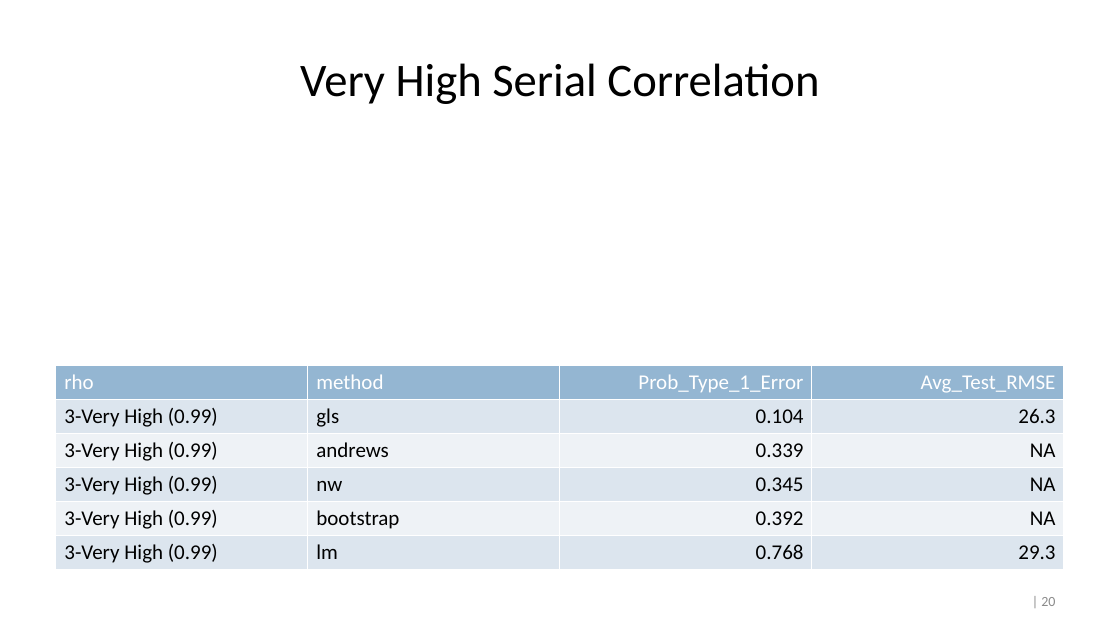
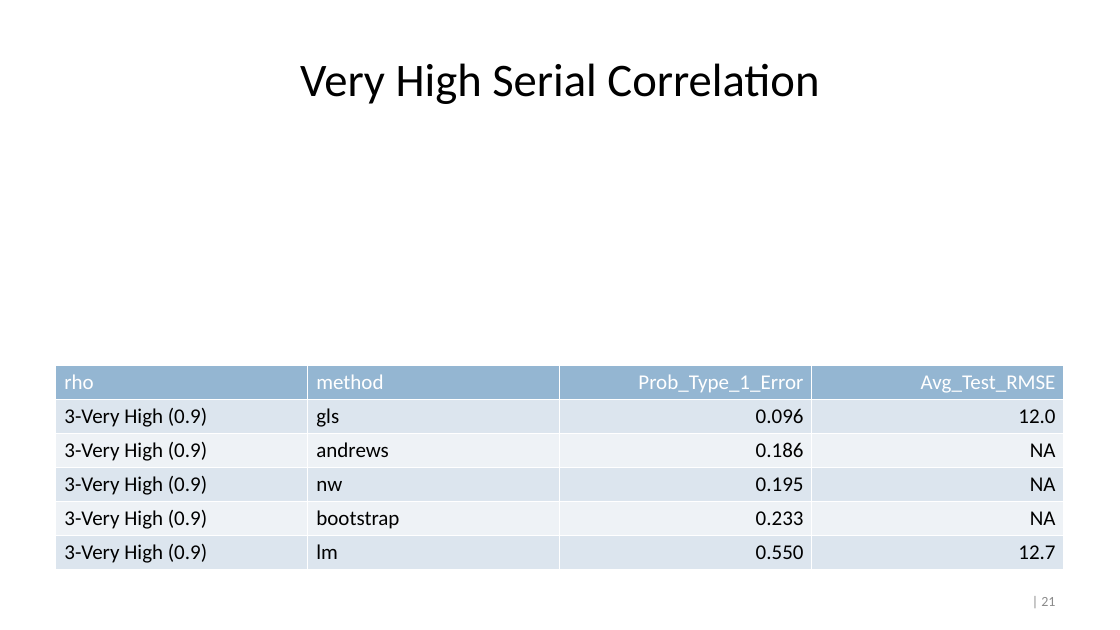
Before and after one commit to crossxwill/Northwestern_MSIA_2022, a slide deck: slide 21 of time_series_regression.pptx (slide 20 before the commit). Drawn at 1120x630 pixels with LibreOffice and Linux fonts; fonts in the diff are those of the drawing. Boxes give left, top, right and bottom in pixels: in the first picture for what was removed or moved away, otherwise in the second. Text is boxed around its words. In the diff, an @@ line names an element or a change of style, - is before the commit and + after.

```diff
--- a/time_series_regression.pptx
+++ b/time_series_regression.pptx
@@ table at bbox=[56, 365, 1065, 567] @@
-row 2: 3-Very High (0.99) | gls | 0.104 | 26.3
+row 2: 3-Very High (0.9) | gls | 0.096 | 12.0
-row 3, column 1: 3-Very High (0.99)
+row 3, column 1: 3-Very High (0.9)
-row 3, column 3: 0.339
+row 3, column 3: 0.186
-row 4, column 1: 3-Very High (0.99)
+row 4, column 1: 3-Very High (0.9)
-row 4, column 3: 0.345
+row 4, column 3: 0.195
-row 5, column 1: 3-Very High (0.99)
+row 5, column 1: 3-Very High (0.9)
-row 5, column 3: 0.392
+row 5, column 3: 0.233
-row 6: 3-Very High (0.99) | lm | 0.768 | 29.3
+row 6: 3-Very High (0.9) | lm | 0.550 | 12.7
@@ page number at bbox=[1041, 597, 1055, 606]: text changed @@
-| 20
+| 21
```
Also in this commit, not shown: 1 other slide changed, 7 slides added, 1 other file.
